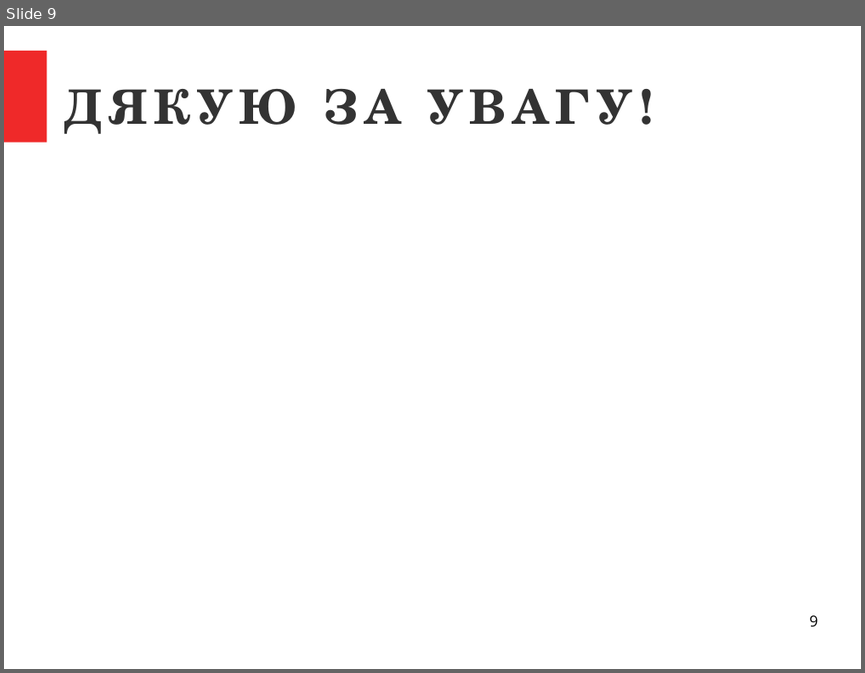
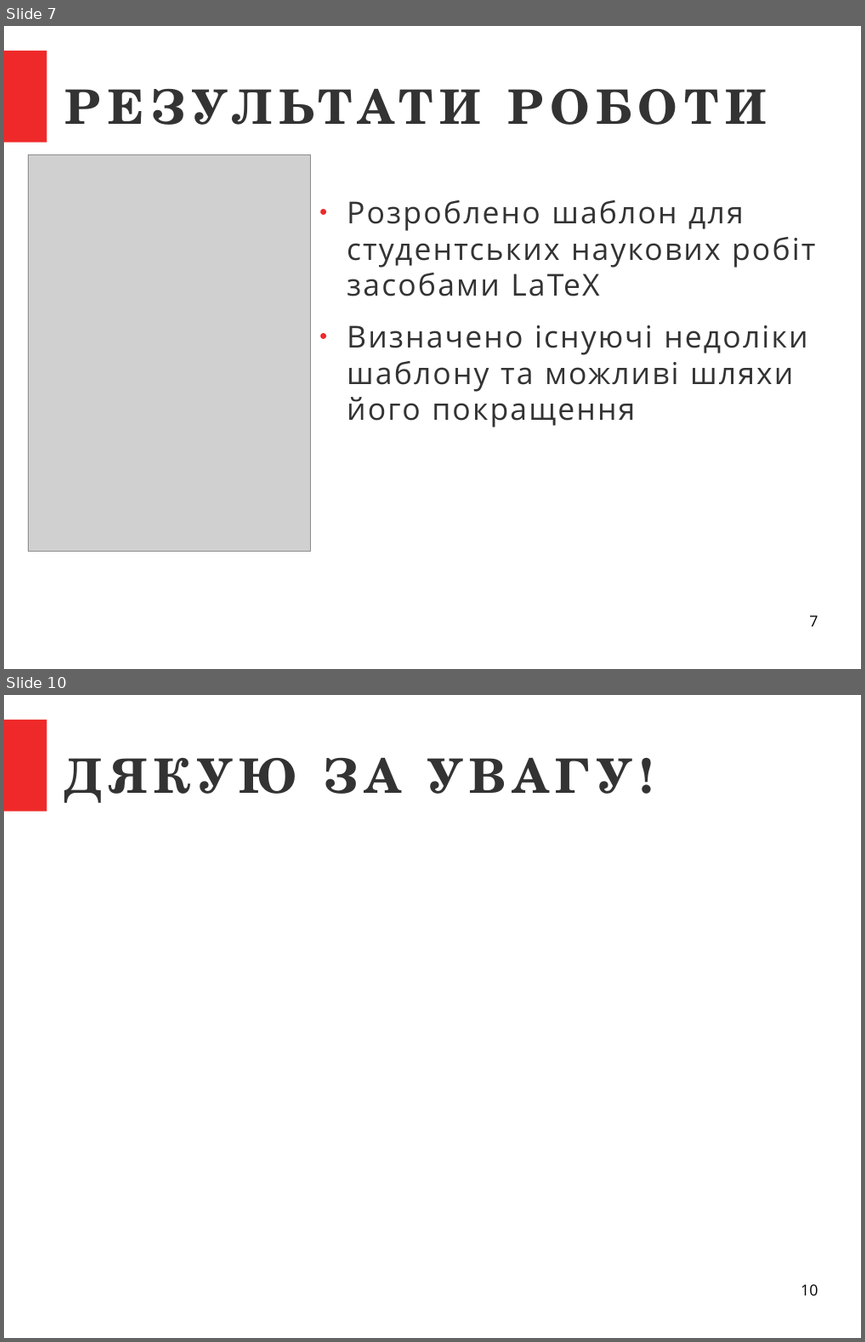
Before and after one commit to sen-den/latex-template, a slide deck: LaTeX - final work present.odp. Shown one above the other, each under a label of ours: slide 9 before the commit, slides 7 and 10 after it; the slides between them are not shown. The pictures are 865x673 and 865x1342 pixels, drawn with LibreOffice and Linux fonts; fonts in the diff are those of the drawing; grey boxes stand for pictures. Boxes give left, top, right and bottom in pixels: in the first picture for what was removed or moved away, otherwise in the second. Text is boxed around its words. In the diff, an @@ line names an element or a change of style, - is before the commit and + after.

```diff
--- a/LaTeX - final work present.odp
+++ b/LaTeX - final work present.odp
@@ slide 7 added at [4,26,861,669], background #FFFFFF; not listed: 1 template element that a slide beside it also shows @@
@@ title added at [65,52,818,159], 44 pt, text #333333, bold @@
+РЕЗУЛЬТАТИ РОБОТИ
@@ picture added at [28,154,309,550] @@
@@ text added at [347,200,815,427], 28 pt, text #333333 @@
+● Розроблено шаблон для студентських наукових робіт засобами LaTeX
+● Визначено існуючі недоліки шаблону та можливі шляхи його покращення
@@ page number added at [809,615,817,626], 14 pt, text #000000 @@
+7
@@ what was slide 9 is now slide 10 @@
@@ page number at [800,1284,817,1295]: text changed @@
-9
+10
```
Also in this commit, not shown: 5 slides changed, 3 other slides added, 3 slides removed, 1 other file.
